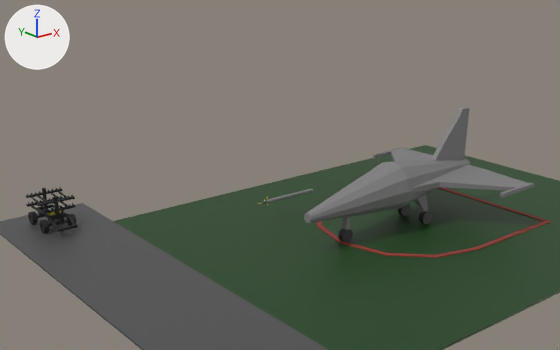
An edit to the glTF model work_process/anim-ais_pod-2.glb, drawn before and after from the same camera.
The view is the same before and after, from a 50 mm lens placed at (-75.6, -88.5, 50.1), pointed at (5.7, 13.1, 9.5). The lights are fixed; the arrows at upper left show +X, +Y and +Z. Where no turn or scale is listed for an object, it has been applied to the vertices.

The scene before the commit, as lines of its bpy script (objects in view):
```python
ob_m_4 = bpy.data.objects.new('M-4', me_cube_004)
ob_m_4.location = (-26.0, 38.5, 2.4)
ob_m_4_handle = bpy.data.objects.new('M-4_Handle', me_cube_005)
ob_m_4_handle.parent = ob_m_4
ob_m_4_handle.location = (0.0, 0.0, 0.0)
ob_m_4_handle.rotation_euler = (0.0, 0.0, -0.00706)  # degrees (0, 0, -0.4)
ob_ta_50 = bpy.data.objects.new('TA-50', me_cylinder_013)
ob_ta_50.location = (20.3, 0.0, 7.6)
ob_toolbox = bpy.data.objects.new('ToolBox', me_cube_009)
ob_toolbox.location = (-26.0, 37.1, 3.2)
ob_toolbox.rotation_euler = (0.0, 0.0, -0.0173)  # degrees (0, 0, -1)
ob_toolbox.scale = (0.551, 0.551, 0.551)
# also in view: 'Igloo_Only_Floor' at (16.4, 0.0, 0.1)
```
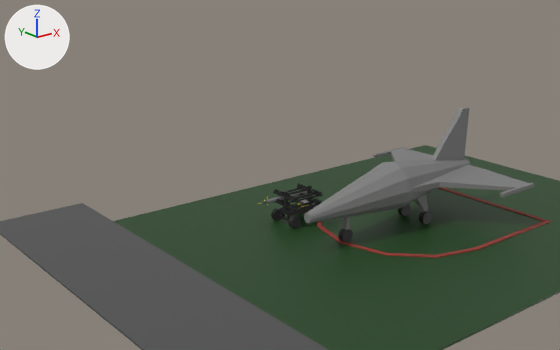
Location of each change, (x1, y1, x2, y2) in pixels of the pictures (560 x 350 px):
'M-4', moved, turned
    before: (26, 187, 76, 227)
    after: (273, 184, 323, 221)
'M-4_Wheel.001', moved, turned
    before: (28, 211, 38, 224)
    after: (288, 216, 301, 229)
'M-4_Handle', moved, turned (not visible afterwards)
    before: (48, 213, 77, 232)
'M-4_Wheel.003', moved, turned (not visible afterwards)
    before: (39, 220, 49, 233)
'M-4_Wheel.002', moved, turned (not visible before)
    after: (271, 208, 282, 221)
'ToolBox', moved, turned
    before: (47, 207, 62, 216)
    after: (298, 200, 309, 207)
'M-4_Wheel.004', moved, turned (not visible afterwards)
    before: (68, 214, 76, 226)

Diff of the bpy script that builds the scene:
```diff
--- a/work_process/anim-ais_pod-2.glb.py
+++ b/work_process/anim-ais_pod-2.glb.py
@@ ob_m_4 @@
 ob_m_4 = bpy.data.objects.new('M-4', me_cube_004)
-ob_m_4.location = (-26.0, 38.5, 2.4)
+ob_m_4.location = (9.4, 12.6, 2.4)
+ob_m_4.rotation_euler = (0.0, 0.0, 1.571)  # degrees (0, 0, 90)
@@ ob_m_4_handle @@
 ob_m_4_handle.location = (0.0, 0.0, 0.0)
-ob_m_4_handle.rotation_euler = (0.0, 0.0, -0.00706)  # degrees (0, 0, -0.4)
+ob_m_4_handle.rotation_euler = (0.0, 0.0, -0.705)  # degrees (0, 0, -40)
@@ ob_toolbox @@
 ob_toolbox = bpy.data.objects.new('ToolBox', me_cube_009)
-ob_toolbox.location = (-26.0, 37.1, 3.2)
-ob_toolbox.rotation_euler = (0.0, 0.0, -0.0173)  # degrees (0, 0, -1)
+ob_toolbox.location = (10.7, 12.6, 3.2)
+ob_toolbox.rotation_euler = (0.0, 0.0, 1.554)  # degrees (0, 0, 89)
 ob_toolbox.scale = (0.551, 0.551, 0.551)
```
